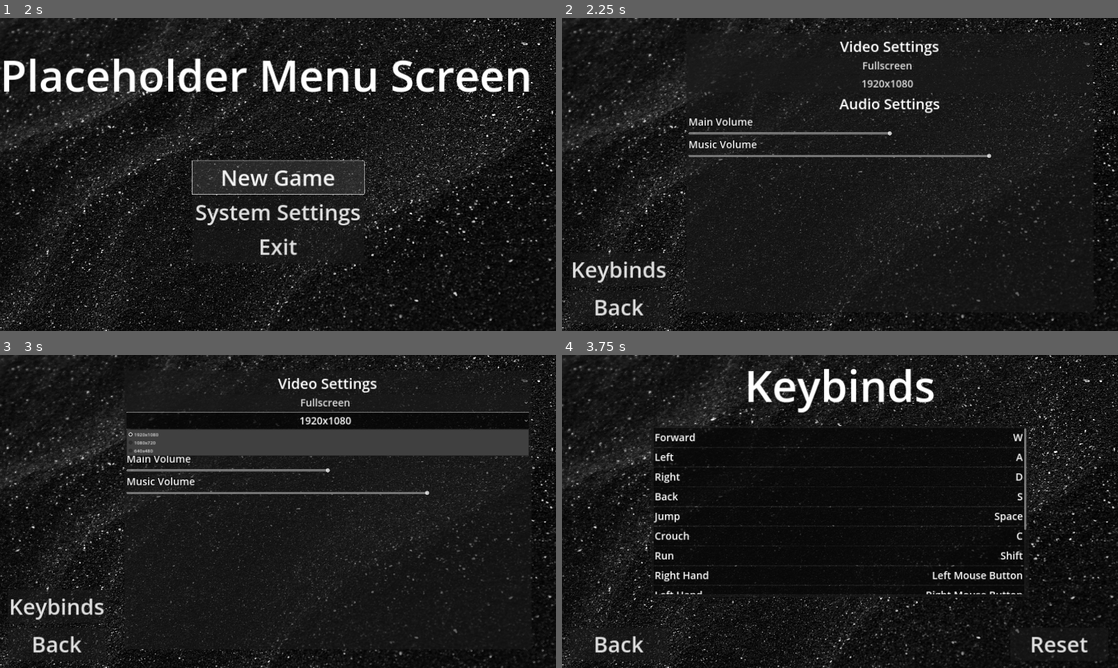
Above: before the commit, frames 1-4 (two rows, left to right).
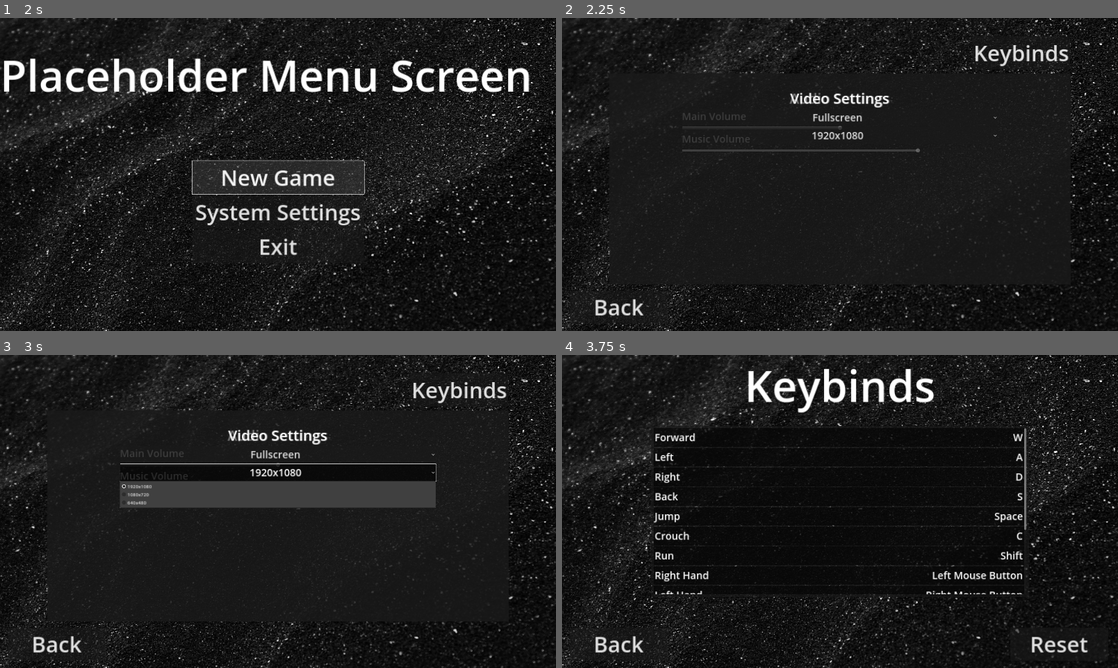
Above: after the commit, the same moments.

Repository: Zapiltar-E7/MenuConcept
Game: Godot game, scene res://Menus/main_menu_PHDR.tscn
Two runs of this game, one before a commit and one after it. Both use one fixed random seed, a clock stepped at 60 frames per second and the inputs below.
Inputs:
- Up to frame 1 (2 s): click "New Game" at 0.5 s; click "New Game" at 1.25 s
- Up to frame 2 (2.25 s): click "System Settings" at 2 s
- Up to frame 3 (3 s): click "1920x1080" at 2.75 s
- Up to frame 4 (3.75 s): click "Keybinds" at 3.5 s

Frame 1 is identical in both runs. In frame 2, 5.4% of the frame differs, in the area x 1-96%, y 4-94%; in frame 3, 14%; in frame 4, nothing differs.

Commit message:
laptop push

Diff:
--- a/soul-like-shenanigans/Menus/scripts/system_settings.gd
+++ b/soul-like-shenanigans/Menus/scripts/system_settings.gd
@@ -1,10 +1,10 @@
 extends Control
 
 
-@onready var fullscreen_mode = $"PanelContainer/MarginContainer/VBoxContainer/ScrollContainer/VBoxContainer/Screen Mode"
-@onready var window_resolution = $"PanelContainer/MarginContainer/VBoxContainer/ScrollContainer/VBoxContainer/Window Resolution"
-@onready var main_volume_slider = $PanelContainer/MarginContainer/VBoxContainer/ScrollContainer/VBoxContainer/MainVolume
-@onready var music_volume_slider = $PanelContainer/MarginContainer/VBoxContainer/ScrollContainer/VBoxContainer/MusicVolume
+@onready var fullscreen_mode = $"Video Settings Container/MarginContainer/VBoxContainer/ScrollContainer/VBoxContainer/Screen Mode"
+@onready var window_resolution = $"Video Settings Container/MarginContainer/VBoxContainer/ScrollContainer/VBoxContainer/Window Resolution"
+@onready var main_volume_slider = $"Audio Settings Container/MarginContainer/VBoxContainer/ScrollContainer/VBoxContainer/MainVolume"
+@onready var music_volume_slider = $"Audio Settings Container/MarginContainer/VBoxContainer/ScrollContainer/VBoxContainer/MusicVolume"
 var master = AudioServer.get_bus_index("Master")
 var music = AudioServer.get_bus_index("Music")
 
--- a/soul-like-shenanigans/Menus/system_settings.tscn
+++ b/soul-like-shenanigans/Menus/system_settings.tscn
@@ -11,46 +11,115 @@
 grow_vertical = 2
 script = ExtResource("1_toewp")
 
-[node name="PanelContainer" type="PanelContainer" parent="."]
+[node name="Audio Settings Container" type="PanelContainer" parent="."]
 layout_mode = 1
 anchors_preset = 8
 anchor_left = 0.5
 anchor_top = 0.5
 anchor_right = 0.5
 anchor_bottom = 0.5
-offset_left = -531.0
-offset_top = -486.0
-offset_right = 875.0
-offset_bottom = 476.0
+offset_left = -796.0
+offset_top = -349.0
+offset_right = 796.0
+offset_bottom = 380.0
 grow_horizontal = 2
 grow_vertical = 2
 
-[node name="MarginContainer" type="MarginContainer" parent="PanelContainer"]
+[node name="MarginContainer" type="MarginContainer" parent="Audio Settings Container"]
 layout_mode = 2
-theme_override_constants/margin_left = 8
-theme_override_constants/margin_top = 8
-theme_override_constants/margin_right = 8
-theme_override_constants/margin_bottom = 8
+theme_override_constants/margin_left = 250
+theme_override_constants/margin_top = 50
+theme_override_constants/margin_right = 250
+theme_override_constants/margin_bottom = 0
 
-[node name="VBoxContainer" type="VBoxContainer" parent="PanelContainer/MarginContainer"]
+[node name="VBoxContainer" type="VBoxContainer" parent="Audio Settings Container/MarginContainer"]
 layout_mode = 2
 
-[node name="ScrollContainer" type="ScrollContainer" parent="PanelContainer/MarginContainer/VBoxContainer"]
+[node name="ScrollContainer" type="ScrollContainer" parent="Audio Settings Container/MarginContainer/VBoxContainer"]
 layout_mode = 2
 size_flags_vertical = 3
 
-[node name="VBoxContainer" type="VBoxContainer" parent="PanelContainer/MarginContainer/VBoxContainer/ScrollContainer"]
+[node name="VBoxContainer" type="VBoxContainer" parent="Audio Settings Container/MarginContainer/VBoxContainer/ScrollContainer"]
 layout_mode = 2
 size_flags_horizontal = 3
 
-[node name="Video Settings" type="Label" parent="PanelContainer/MarginContainer/VBoxContainer/ScrollContainer/VBoxContainer"]
+[node name="Audio Settings" type="Label" parent="Audio Settings Container/MarginContainer/VBoxContainer/ScrollContainer/VBoxContainer"]
+layout_mode = 2
+theme_override_font_sizes/font_size = 50
+text = "Audio Settings"
+horizontal_alignment = 1
+vertical_alignment = 1
+
+[node name="Main Volume" type="Label" parent="Audio Settings Container/MarginContainer/VBoxContainer/ScrollContainer/VBoxContainer"]
+layout_mode = 2
+theme_override_colors/font_color = Color(1, 1, 1, 1)
+theme_override_colors/font_shadow_color = Color(0, 0, 0, 1)
+theme_override_constants/outline_size = 7
+theme_override_font_sizes/font_size = 35
+text = "Main Volume"
+
+[node name="MainVolume" type="HSlider" parent="Audio Settings Container/MarginContainer/VBoxContainer/ScrollContainer/VBoxContainer"]
+custom_minimum_size = Vector2(0, 20)
+layout_mode = 2
+max_value = 1.0
+step = 0.001
+value = 0.5
+
+[node name="Music Volume" type="Label" parent="Audio Settings Container/MarginContainer/VBoxContainer/ScrollContainer/VBoxContainer"]
+layout_mode = 2
+theme_override_colors/font_color = Color(1, 1, 1, 1)
+theme_override_colors/font_shadow_color = Color(0, 0, 0, 1)
+theme_override_constants/outline_size = 7
+theme_override_font_sizes/font_size = 35
+text = "Music Volume"
+
+[node name="MusicVolume" type="HSlider" parent="Audio Settings Container/MarginContainer/VBoxContainer/ScrollContainer/VBoxContainer"]
+custom_minimum_size = Vector2(0, 20)
+layout_mode = 2
+max_value = 1.0
+step = 0.001
+value = 0.75
+
+[node name="Video Settings Container" type="PanelContainer" parent="."]
+layout_mode = 1
+anchors_preset = 8
+anchor_left = 0.5
+anchor_top = 0.5
+anchor_right = 0.5
+anchor_bottom = 0.5
+offset_left = -796.0
+offset_top = -349.0
+offset_right = 796.0
+offset_bottom = 380.0
+grow_horizontal = 2
+grow_vertical = 2
+
+[node name="MarginContainer" type="MarginContainer" parent="Video Settings Container"]
+layout_mode = 2
+theme_override_constants/margin_left = 250
+theme_override_constants/margin_top = 50
+theme_override_constants/margin_right = 250
+theme_override_constants/margin_bottom = 0
+
+[node name="VBoxContainer" type="VBoxContainer" parent="Video Settings Container/MarginContainer"]
+layout_mode = 2
+
+[node name="ScrollContainer" type="ScrollContainer" parent="Video Settings Container/MarginContainer/VBoxContainer"]
+layout_mode = 2
+size_flags_vertical = 3
+
+[node name="VBoxContainer" type="VBoxContainer" parent="Video Settings Container/MarginContainer/VBoxContainer/ScrollContainer"]
+layout_mode = 2
+size_flags_horizontal = 3
+
+[node name="Video Settings" type="Label" parent="Video Settings Container/MarginContainer/VBoxContainer/ScrollContainer/VBoxContainer"]
 layout_mode = 2
 theme_override_font_sizes/font_size = 50
 text = "Video Settings"
 horizontal_alignment = 1
 vertical_alignment = 1
 
-[node name="Screen Mode" type="OptionButton" parent="PanelContainer/MarginContainer/VBoxContainer/ScrollContainer/VBoxContainer"]
+[node name="Screen Mode" type="OptionButton" parent="Video Settings Container/MarginContainer/VBoxContainer/ScrollContainer/VBoxContainer"]
 layout_mode = 2
 theme_override_font_sizes/font_size = 35
 alignment = 1
@@ -62,7 +131,7 @@
 popup/item_2/text = "Borderless Fullscreen"
 popup/item_2/id = 2
 
-[node name="Window Resolution" type="OptionButton" parent="PanelContainer/MarginContainer/VBoxContainer/ScrollContainer/VBoxContainer"]
+[node name="Window Resolution" type="OptionButton" parent="Video Settings Container/MarginContainer/VBoxContainer/ScrollContainer/VBoxContainer"]
 layout_mode = 2
 theme_override_font_sizes/font_size = 35
 alignment = 1
@@ -73,43 +142,6 @@
 popup/item_1/id = 1
 popup/item_2/text = "640x480"
 popup/item_2/id = 2
-
-[node name="Audio Settings" type="Label" parent="PanelContainer/MarginContainer/VBoxContainer/ScrollContainer/VBoxContainer"]
-layout_mode = 2
-theme_override_font_sizes/font_size = 50
-text = "Audio Settings"
-horizontal_alignment = 1
-vertical_alignment = 1
-
-[node name="Main Volume" type="Label" parent="PanelContainer/MarginContainer/VBoxContainer/ScrollContainer/VBoxContainer"]
-layout_mode = 2
-theme_override_colors/font_color = Color(1, 1, 1, 1)
-theme_override_colors/font_shadow_color = Color(0, 0, 0, 1)
-theme_override_constants/outline_size = 7
-theme_override_font_sizes/font_size = 35
-text = "Main Volume"
-
-[node name="MainVolume" type="HSlider" parent="PanelContainer/MarginContainer/VBoxContainer/ScrollContainer/VBoxContainer"]
-custom_minimum_size = Vector2(0, 20)
-layout_mode = 2
-max_value = 1.0
-step = 0.001
-value = 0.5
-
-[node name="Music Volume" type="Label" parent="PanelContainer/MarginContainer/VBoxContainer/ScrollContainer/VBoxContainer"]
-layout_mode = 2
-theme_override_colors/font_color = Color(1, 1, 1, 1)
-theme_override_colors/font_shadow_color = Color(0, 0, 0, 1)
-theme_override_constants/outline_size = 7
-theme_override_font_sizes/font_size = 35
-text = "Music Volume"
-
-[node name="MusicVolume" type="HSlider" parent="PanelContainer/MarginContainer/VBoxContainer/ScrollContainer/VBoxContainer"]
-custom_minimum_size = Vector2(0, 20)
-layout_mode = 2
-max_value = 1.0
-step = 0.001
-value = 0.75
 
 [node name="Back" type="Button" parent="."]
 layout_mode = 0
@@ -127,20 +159,20 @@
 anchor_top = 1.0
 anchor_right = 0.5
 anchor_bottom = 1.0
-offset_left = -933.0
-offset_top = -266.0
-offset_right = -595.0
-offset_bottom = -155.0
+offset_left = 457.0
+offset_top = -1013.0
+offset_right = 795.0
+offset_bottom = -902.0
 grow_horizontal = 2
 grow_vertical = 0
 theme_override_font_sizes/font_size = 75
 text = "Keybinds"
 
-[connection signal="item_selected" from="PanelContainer/MarginContainer/VBoxContainer/ScrollContainer/VBoxContainer/Screen Mode" to="." method="_on_screen_mode_item_selected"]
-[connection signal="item_selected" from="PanelContainer/MarginContainer/VBoxContainer/ScrollContainer/VBoxContainer/Window Resolution" to="." method="_on_window_resolution_item_selected"]
-[connection signal="drag_ended" from="PanelContainer/MarginContainer/VBoxContainer/ScrollContainer/VBoxContainer/MainVolume" to="." method="_on_main_volume_drag_ended"]
-[connection signal="value_changed" from="PanelContainer/MarginContainer/VBoxContainer/ScrollContainer/VBoxContainer/MainVolume" to="." method="_on_main_volume_value_changed"]
-[connection signal="drag_ended" from="PanelContainer/MarginContainer/VBoxContainer/ScrollContainer/VBoxContainer/MusicVolume" to="." method="_on_music_volume_drag_ended"]
-[connection signal="value_changed" from="PanelContainer/MarginContainer/VBoxContainer/ScrollContainer/VBoxContainer/MusicVolume" to="." method="_on_music_volume_value_changed"]
+[connection signal="drag_ended" from="Audio Settings Container/MarginContainer/VBoxContainer/ScrollContainer/VBoxContainer/MainVolume" to="." method="_on_main_volume_drag_ended"]
+[connection signal="value_changed" from="Audio Settings Container/MarginContainer/VBoxContainer/ScrollContainer/VBoxContainer/MainVolume" to="." method="_on_main_volume_value_changed"]
+[connection signal="drag_ended" from="Audio Settings Container/MarginContainer/VBoxContainer/ScrollContainer/VBoxContainer/MusicVolume" to="." method="_on_music_volume_drag_ended"]
+[connection signal="value_changed" from="Audio Settings Container/MarginContainer/VBoxContainer/ScrollContainer/VBoxContainer/MusicVolume" to="." method="_on_music_volume_value_changed"]
+[connection signal="item_selected" from="Video Settings Container/MarginContainer/VBoxContainer/ScrollContainer/VBoxContainer/Screen Mode" to="." method="_on_screen_mode_item_selected"]
+[connection signal="item_selected" from="Video Settings Container/MarginContainer/VBoxContainer/ScrollContainer/VBoxContainer/Window Resolution" to="." method="_on_window_resolution_item_selected"]
 [connection signal="pressed" from="Back" to="." method="_on_back_pressed"]
 [connection signal="pressed" from="Keybind Button" to="." method="_on_keybinds_pressed"]
--- a/soul-like-shenanigans/project.godot
+++ b/soul-like-shenanigans/project.godot
@@ -30,6 +30,7 @@
 
 window/size/viewport_width=1920
 window/size/viewport_height=1080
+window/size/mode=4
 window/size/resizable=false
 window/stretch/mode="canvas_items"
 
Not shown: 1 places in soul-like-shenanigans/Menus/main_menu_PHDR.tscn that only renumber resources
